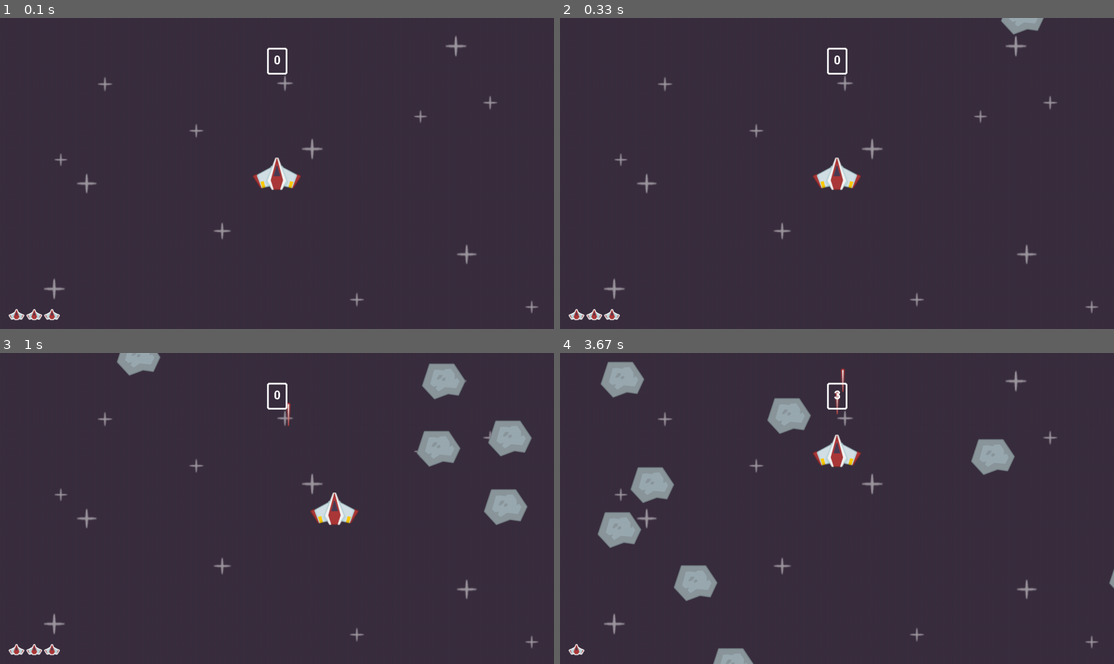
Above: before the commit, frames 1-4 (two rows, left to right).
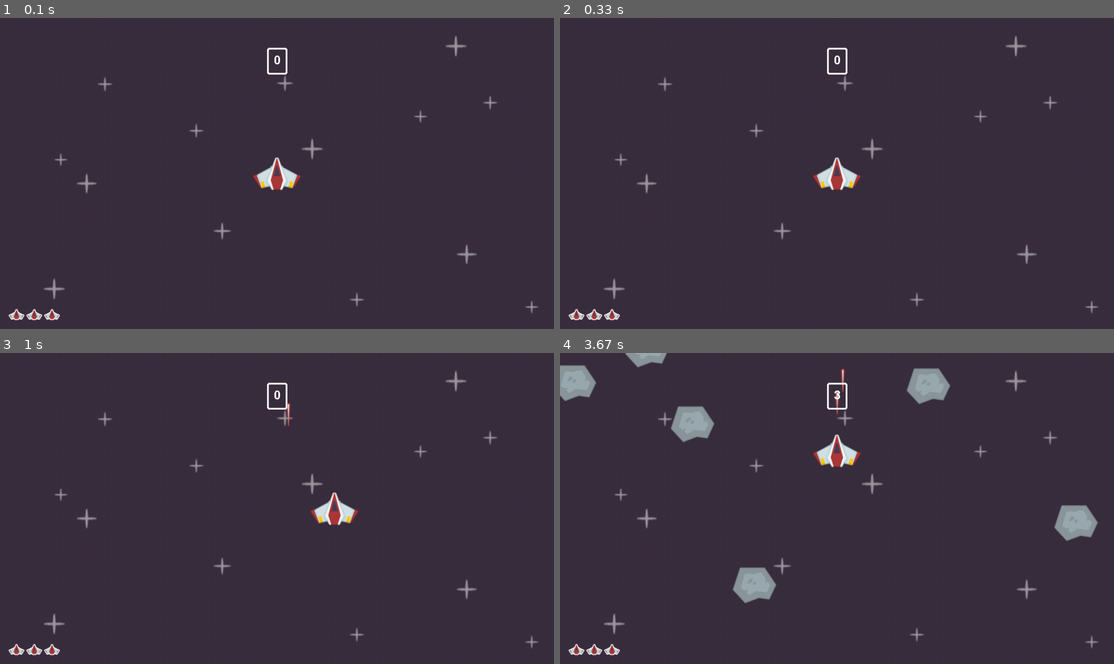
Above: after the commit, the same moments.

Repository: clear-code-projects/UltimatePygameIntroRemake
Game: pygame game, started from code basic/main.py
The game is run twice, just before and just after one commit, with the same random seed, the same clock (stepped at 60 frames per second) and the same inputs.
Inputs:
- Up to frame 1 (0.1 s): no input
- Up to frame 2 (0.33 s): no input
- Up to frame 3 (1 s): tap Space at 0.33, 0.73 s; hold Right from 0.67 s (still down)
- Up to frame 4 (3.67 s): tap Space at 1.03, 1.23, 1.57, 1.87, 2.07, 2.37, 2.63, 2.97, 3.27, 3.4 s; release Right at 1.13 s; hold Up 1.17-1.47 s; hold Right 1.5-1.97 s; hold Left 2-2.53 s; hold Down 2.57-2.87 s; hold Left 2.9-3.3 s; hold Up from 3.33 s (still down)

Frame 1 is identical in both runs. In frame 2, 0.3% of the frame differs, in the area x 79-88%, y 0-6%; in frame 3, 3.1%; in frame 4, 8.0%, in the area x 0-100%, y 0-100%.

Commit message:
only spawn rocks after 1.5 sec from game start

Diff:
--- a/code basic/main.py
+++ b/code basic/main.py
@@ -99,7 +99,7 @@
 				laser_frect = pygame.FRect(laser_surf.get_rect(midbottom = player_rect.center - pygame.math.Vector2(0,30)))
 				laser_data.append({'rect':laser_frect, 'dokill': False})
 				laser_sound.play()
-			if event.type == meteor_timer:
+			if event.type == meteor_timer and pygame.time.get_ticks() > 1_500:
 				x,y  = randint(-100, SCREEN_SIZE[0] -100), randint(-300,-100)
 				meteor_frect = pygame.FRect(meteor_surf.get_rect(center = (x, y)))
 				meteor_direction = pygame.math.Vector2(uniform(0.1,0.4),1)
